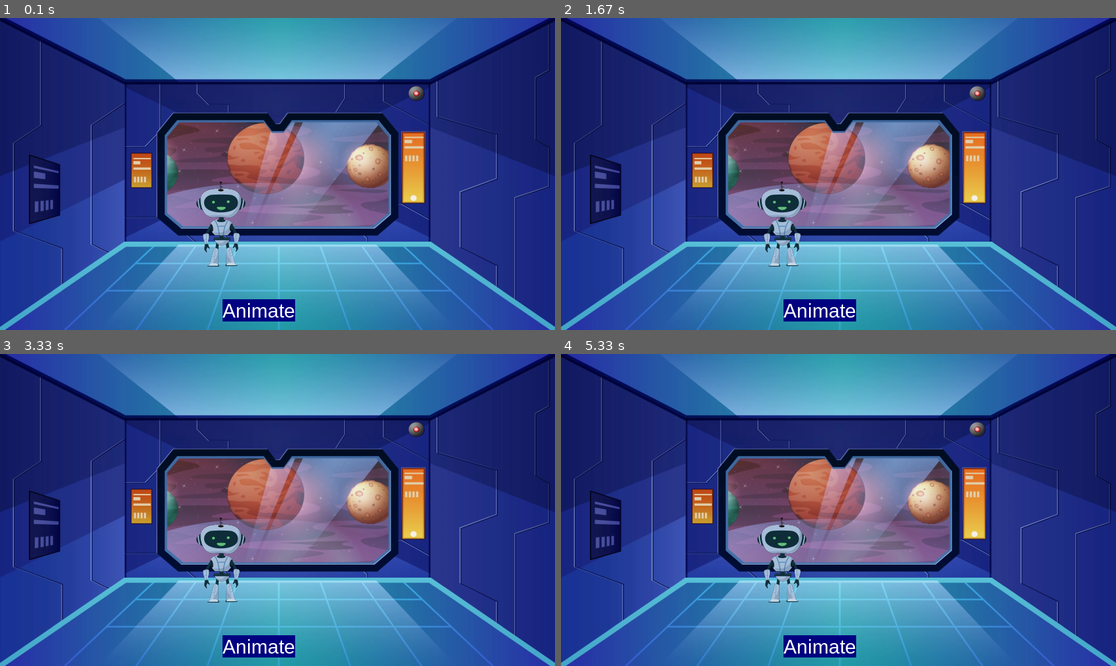
Above: before the commit, frames 1-4 (two rows, left to right).
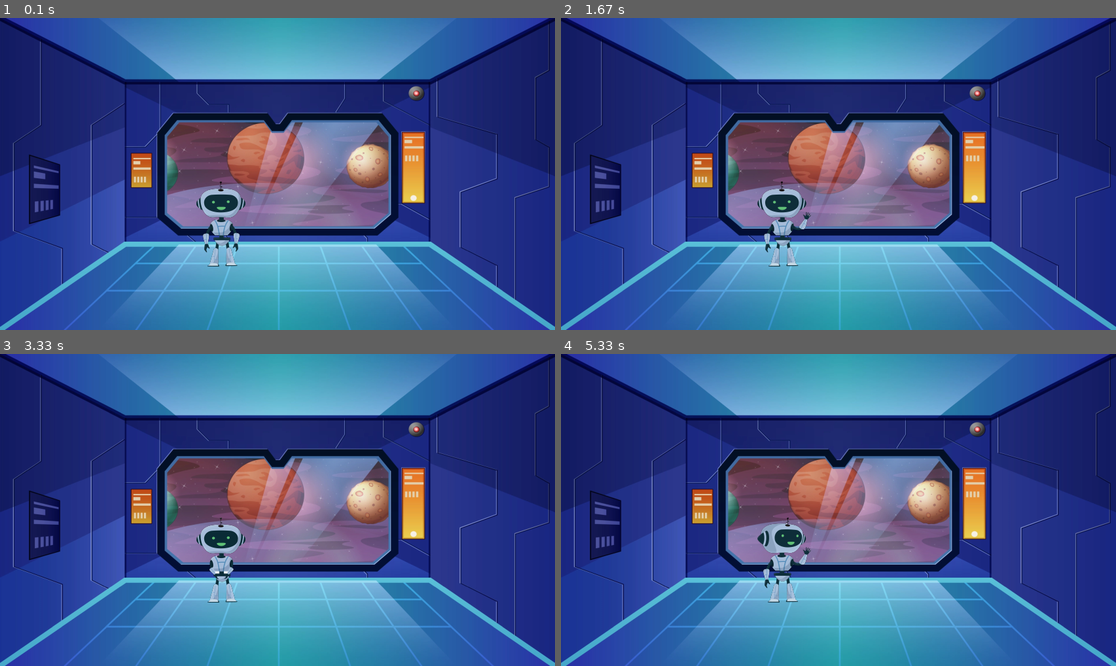
Above: after the commit, the same moments.

Repository: Techbite-sudo/Robot_pygame
Game: pygame game, started from main.py
The game is run twice, just before and just after one commit, with the same random seed, the same clock (stepped at 60 frames per second) and the same inputs.
Inputs (mouse positions are in pixels of both pictures, inside the frame that each line leads up to):
- Up to frame 1 (0.1 s): no input
- Up to frame 2 (1.67 s): press the mouse at (832, 42) at 0.37 s; move the mouse to (749, 83) at 0.47 s; release the mouse at (666, 127) at 0.6 s
- Up to frame 3 (3.33 s): no input
- Up to frame 4 (5.33 s): press the mouse at (832, 378) at 4.2 s; move the mouse to (749, 453) at 4.3 s; release the mouse at (666, 528) at 4.43 s; press the mouse at (832, 378) at 4.53 s; move the mouse to (860, 419) at 4.63 s; release the mouse at (894, 463) at 4.77 s; press the mouse at (832, 378) at 4.87 s; move the mouse to (860, 435) at 4.97 s; release the mouse at (882, 491) at 5.1 s; press the mouse at (832, 378) at 5.2 s; move the mouse to (838, 494) at 5.3 s

The runs differ from the first frame. In frame 1, 0.9% of the frame differs, in the area x 40-54%, y 90-98%; in frame 2, 1.1%; in frame 3, 1.1%; in frame 4, 1.6%, in the area x 35-54%, y 52-98%.

Commit message:
code restructure and addition of .wav files

Diff:
--- a/main.py
+++ b/main.py
@@ -1,38 +1,39 @@
 import pygame
 import sys
+from pygame import mixer
 
 # General setup
 pygame.init()
 clock = pygame.time.Clock()
 
-class Button:
-    def __init__(self, text, pos, fontSize, bg="black", feedback=""):
-        self.x, self.y = pos
-        self.font = pygame.font.SysFont("Arial", fontSize)
-        if feedback == "":
-            self.feedback = "text"
-        else:
-            self.feedback = feedback
-        self.change_text(text, bg)
 
-    def change_text(self, text, bg="black"):
-        self.text = self.font.render(text, 1, pygame.Color("White"))
-        self.size = self.text.get_size()
-        self.surface = pygame.Surface(self.size)
-        self.surface.fill(bg)
-        self.surface.blit(self.text, (0, 0))
-        self.rect = pygame.Rect(self.x, self.y, self.size[0], self.size[1])
+# button class
+class Button():
+    def __init__(self, x, y, image, scale):
+        widthbtn = image.get_width()
+        heightbtn = image.get_height()
+        self.image = pygame.transform.scale(image, (int(widthbtn * scale), int(heightbtn * scale)))
+        self.rect = self.image.get_rect()
+        self.rect.topleft = (x, y)
+        self.clicked = False
 
-    def show(self):
-        screen.blit(button1.surface, (self.x, self.y))
+    def draw(self, surface):
+        action = False
+        # get mouse position
+        pos = pygame.mouse.get_pos()
+        # check mouseover and clicked conditions
+        if self.rect.collidepoint(pos):
+            if pygame.mouse.get_pressed()[0] == 1 and self.clicked == False:
+                self.clicked = True
+                action = True
 
-    def click(self, event):
-        x, y = pygame.mouse.get_pos()
-        if event.type == pygame.MOUSEBUTTONDOWN:
-            if pygame.mouse.get_pressed()[0]:
-                if self.rect.collidepoint(x, y):
-                    player.animate()
-                    self.change_text(self.feedback, bg="red")
+        if pygame.mouse.get_pressed()[0] == 0:
+            self.clicked = False
+
+        # draw button on screen
+        surface.blit(self.image, (self.rect.x, self.rect.y))
+
+        return action
 
 
 def zoom(path, sizeX):
@@ -45,40 +46,40 @@
         self.sequence_animation = False
         self.sprites = []
 
-        self.sprites.append(zoom("./new/Subject 6.png", 150))
-        self.sprites.append(zoom("./new/Subject 7.png", 150))
-        self.sprites.append(zoom("./new/Subject 8.png", 173))
-        self.sprites.append(zoom("./new/Subject 9.png", 189))
-        self.sprites.append(zoom("./new/Subject 10.png", 203))
-        self.sprites.append(zoom("./new/Subject 11.png", 192))
-        self.sprites.append(zoom("./new/Subject 12.png", 164))
-        self.sprites.append(zoom("./new/Subject 12.png", 164))
-        self.sprites.append(zoom("./new/Subject 14.png", 164))
-        self.sprites.append(zoom("./new/Subject 14.png", 164))
-        self.sprites.append(zoom("./new/Subject 14.png", 164))
-        self.sprites.append(zoom("./new/Subject 12.png", 164))
-        self.sprites.append(zoom("./new/Subject 12.png", 164))
-        self.sprites.append(zoom("./new/Subject 16.png", 164))
-        self.sprites.append(zoom("./new/Subject 16.png", 164))
-        self.sprites.append(zoom("./new/Subject 16.png", 164))
-        self.sprites.append(zoom("./new/Subject 12.png", 164))
-        self.sprites.append(zoom("./new/Subject 12.png", 164))
-        self.sprites.append(zoom("./new/Subject 11.png", 192))
-        self.sprites.append(zoom("./new/Subject 10.png", 203))
-        self.sprites.append(zoom("./new/Subject 9.png", 189))
-        self.sprites.append(zoom("./new/Subject 8.png", 173))
-        self.sprites.append(zoom("./new/Subject 7.png", 150))
-        self.sprites.append(zoom("./new/Subject 6.png", 150))
-        self.sprites.append(zoom("./new/Subject 17.png", 150))
-        self.sprites.append(zoom("./new/Subject 17.png", 150))
-        self.sprites.append(zoom("./new/Subject 18.png", 150))
-        self.sprites.append(zoom("./new/Subject 18.png", 150))
-        self.sprites.append(zoom("./new/Subject 19.png", 150))
-        self.sprites.append(zoom("./new/Subject 19.png", 150))
-        self.sprites.append(zoom("./new/Subject 18.png", 150))
-        self.sprites.append(zoom("./new/Subject 18.png", 150))
-        self.sprites.append(zoom("./new/Subject 17.png", 150))
-        self.sprites.append(zoom("./new/Subject 17.png", 150))
+        self.sprites.append(zoom("images/Subject 6.png", 150))
+        self.sprites.append(zoom("images/Subject 7.png", 150))
+        self.sprites.append(zoom("images/Subject 8.png", 173))
+        self.sprites.append(zoom("images/Subject 9.png", 189))
+        self.sprites.append(zoom("images/Subject 10.png", 203))
+        self.sprites.append(zoom("images/Subject 11.png", 192))
+        self.sprites.append(zoom("images/Subject 12.png", 164))
+        self.sprites.append(zoom("images/Subject 12.png", 164))
+        self.sprites.append(zoom("images/Subject 14.png", 164))
+        self.sprites.append(zoom("images/Subject 14.png", 164))
+        self.sprites.append(zoom("images/Subject 14.png", 164))
+        self.sprites.append(zoom("images/Subject 12.png", 164))
+        self.sprites.append(zoom("images/Subject 12.png", 164))
+        self.sprites.append(zoom("images/Subject 16.png", 164))
+        self.sprites.append(zoom("images/Subject 16.png", 164))
+        self.sprites.append(zoom("images/Subject 16.png", 164))
+        self.sprites.append(zoom("images/Subject 12.png", 164))
+        self.sprites.append(zoom("images/Subject 12.png", 164))
+        self.sprites.append(zoom("images/Subject 11.png", 192))
+        self.sprites.append(zoom("images/Subject 10.png", 203))
+        self.sprites.append(zoom("images/Subject 9.png", 189))
+        self.sprites.append(zoom("images/Subject 8.png", 173))
+        self.sprites.append(zoom("images/Subject 7.png", 150))
+        self.sprites.append(zoom("images/Subject 6.png", 150))
+        self.sprites.append(zoom("images/Subject 17.png", 150))
+        self.sprites.append(zoom("images/Subject 17.png", 150))
+        self.sprites.append(zoom("images/Subject 18.png", 150))
+        self.sprites.append(zoom("images/Subject 18.png", 150))
+        self.sprites.append(zoom("images/Subject 19.png", 150))
+        self.sprites.append(zoom("images/Subject 19.png", 150))
+        self.sprites.append(zoom("images/Subject 18.png", 150))
+        self.sprites.append(zoom("images/Subject 18.png", 150))
+        self.sprites.append(zoom("images/Subject 17.png", 150))
+        self.sprites.append(zoom("images/Subject 17.png", 150))
 
         self.current_sprite = 0
         self.image = self.sprites[self.current_sprite]
@@ -95,54 +96,53 @@
             if int(self.current_sprite) >= len(self.sprites):
                 self.current_sprite = 0
                 self.sequence_animation = False
-                button1.change_text("Animate", bg="navy")
+                # button1.change_text("Animate", bg="navy")
 
         self.image = self.sprites[int(self.current_sprite)]
+
+
 # Game Screen
 screen_width = 848
 screen_height = 477
 screen = pygame.display.set_mode((screen_width, screen_height))
-pygame.display.set_caption("Sprite Animation")
+pygame.display.set_caption("Animate")
 
-# Creating the sprites and groups
+# load button images and background image
+animate_img = pygame.image.load('images/animate.png').convert_alpha()
+bg = pygame.image.load("images/bg.webp").convert_alpha()
+
+# create button instances, player instances and groups
+player = Player(300, 250)
+animate_button = Button(350, 5, animate_img, 0.5)
 moving_sprites = pygame.sprite.Group()
-player = Player(300, 250)
 moving_sprites.add(player)
-bg = pygame.image.load("./new/bg.webp")
-
-width = screen.get_width()
-height = screen.get_height()
-color_white = (255, 255, 255)
-color_light = (170, 170, 170)
-color_dark = (100, 100, 100)
 
 fps = 0.15
 
-button1 = Button(
-    "Animate",
-    (340, 430),
-    fontSize=30,
-    bg="navy",
-    feedback="Animating"
-)
+# Background sound
+mixer.music.load('audio/Robot-Songs-Robot-says.wav')
+mixer.music.play(-1)
 
-while True:
+# game loop
+run = True
+while run:
+    # screen.fill((0, 0, 0))
+
+    if animate_button.draw(screen):
+        player.animate()
+    # event handler
     for event in pygame.event.get():
+        # quit game
         if event.type == pygame.QUIT:
-            pygame.quit()
-            sys.exit()
-        if event.type == pygame.KEYDOWN:
-            player.animate()
+            run = False
 
     # Drawing
-    mouse = pygame.mouse.get_pos()
     screen.fill([255, 255, 255])
     screen.blit(pygame.transform.smoothscale(bg, (848, 477)), (0, 0))
 
-    button1.click(event)
-    button1.show()
-
     moving_sprites.draw(screen)
+    # animate_button.draw(screen)
+    pygame.display.update()
     moving_sprites.update(fps)
     pygame.display.flip()
     clock.tick(60)
Renamed: new/Subject 10.png -> images/Subject 10.png
Renamed: new/Subject 11.png -> images/Subject 11.png
Renamed: new/Subject 12.png -> images/Subject 12.png
Binary file added: images/Subject 13.png
Renamed: new/Subject 14.png -> images/Subject 14.png
Binary file added: images/Subject 15.png
Renamed: new/Subject 16.png -> images/Subject 16.png
Renamed: new/Subject 17.png -> images/Subject 17.png
Renamed: new/Subject 18.png -> images/Subject 18.png
Renamed: new/Subject 19.png -> images/Subject 19.png
Renamed: new/Subject 6.png -> images/Subject 6.png
Renamed: new/Subject 7.png -> images/Subject 7.png
(and 8 more such lines)
